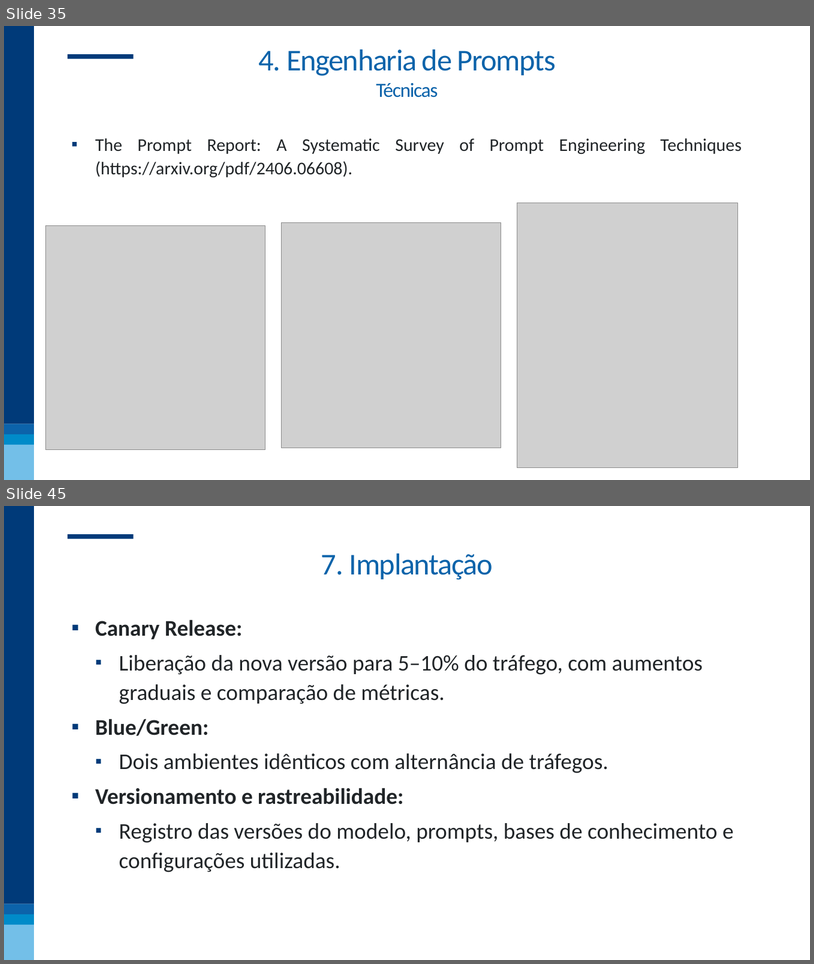
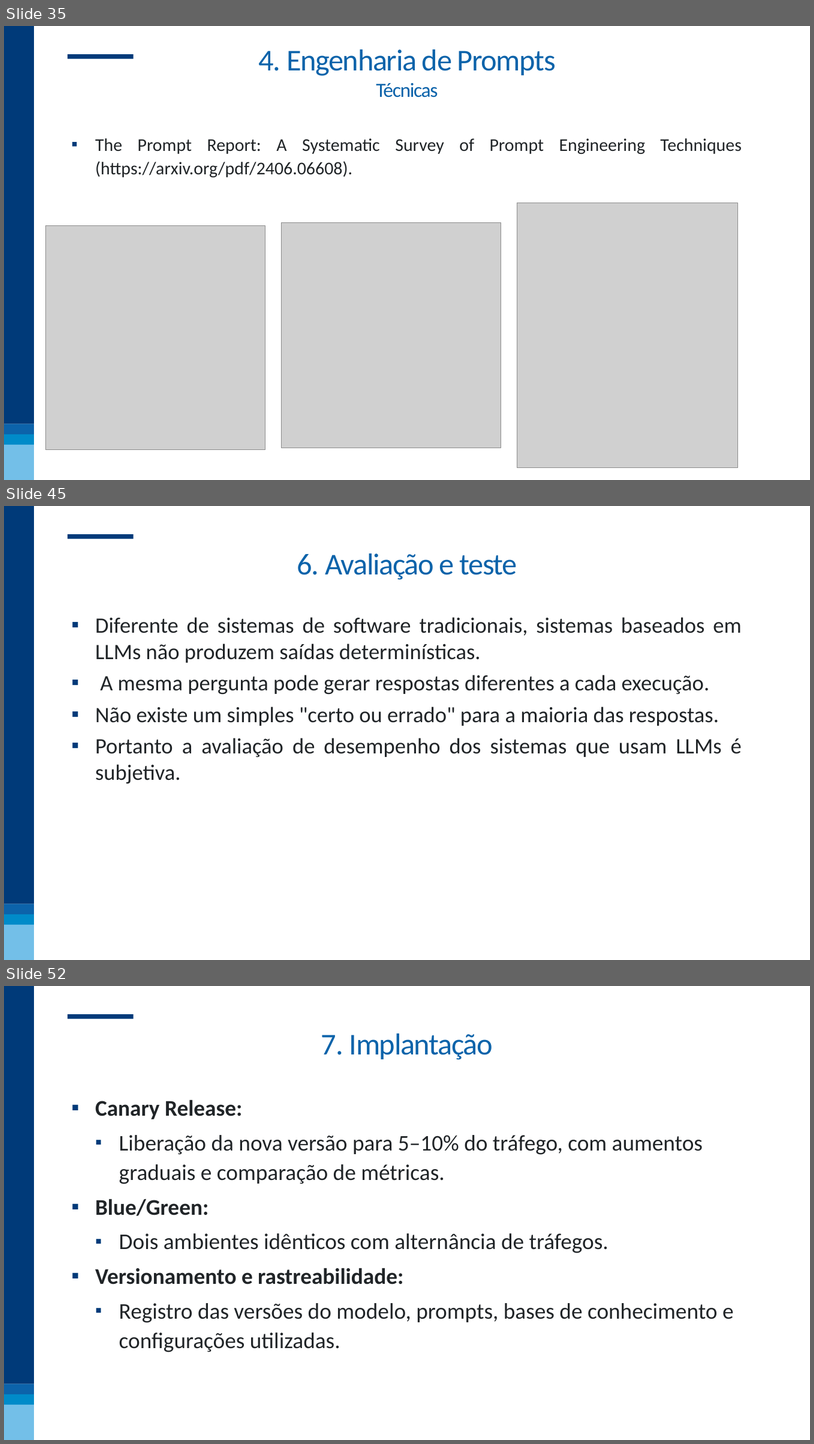
Before and after one commit to nogueira-cavalcante/FGV, a slide deck: MLOps - incorporando soluções aos processos de negócio/apresentações/02 - LLMOps.pptx. Shown one above the other, each under a label of ours: slides 35 and 45 before the commit, slides 35, 45 and 52 after it; the slides between them are not shown. The pictures are 814x964 and 814x1444 pixels, drawn with LibreOffice and Linux fonts; fonts in the diff are those of the drawing; grey boxes stand for pictures; background and template pictures are left out. Boxes give left, top, right and bottom in pixels: in the first picture for what was removed or moved away, otherwise in the second. Text is boxed around its words. In the diff, an @@ line names an element or a change of style, - is before the commit and + after.

```diff
--- a/MLOps - incorporando soluções aos processos de negócio/apresentações/02 - LLMOps.pptx
+++ b/MLOps - incorporando soluções aos processos de negócio/apresentações/02 - LLMOps.pptx
@@ slide 45 added at [4,506,810,960], background #FFFFFF; not listed: 5 template elements that a slide beside it also shows @@
@@ text added at [297,553,517,580], 54 pt, text #0C63AA @@
+6. Avaliação e teste
@@ text added at [95,617,742,784], 39.2 pt, text #202427 @@
+▪ Diferente de sistemas de software tradicionais, sistemas baseados em LLMs não produzem saídas determinísticas.
+▪ A mesma pergunta pode gerar respostas diferentes a cada execução.
+▪ Não existe um simples "certo ou errado" para a maioria das respostas.
+▪ Portanto a avaliação de desempenho dos sistemas que usam LLMs é subjetiva.
@@ what was slide 45 is now slide 52 @@
```
Also in this commit, not shown: 10 slides changed, 7 other slides added, 1 slide removed, 2 other files.
